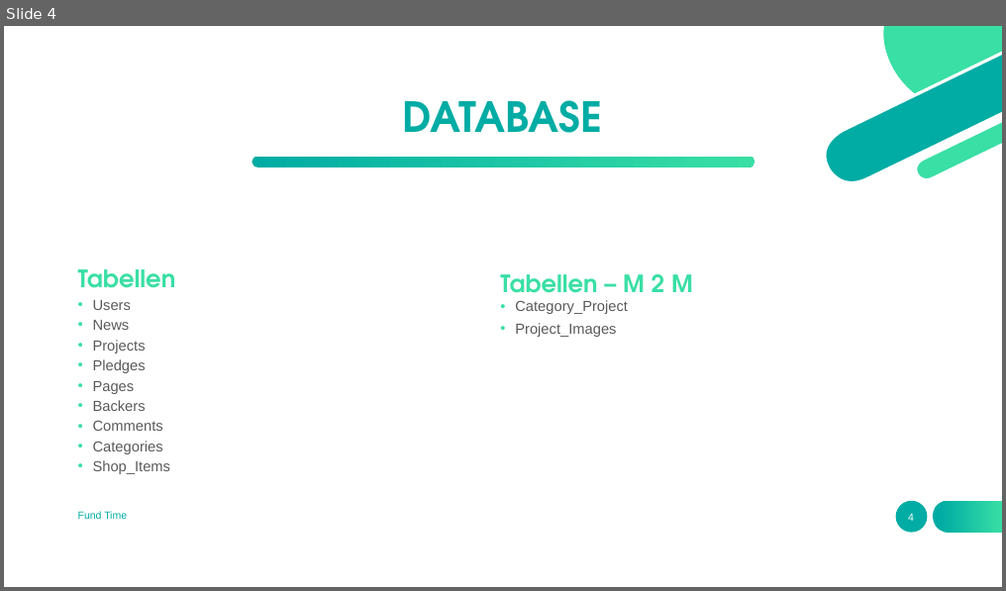
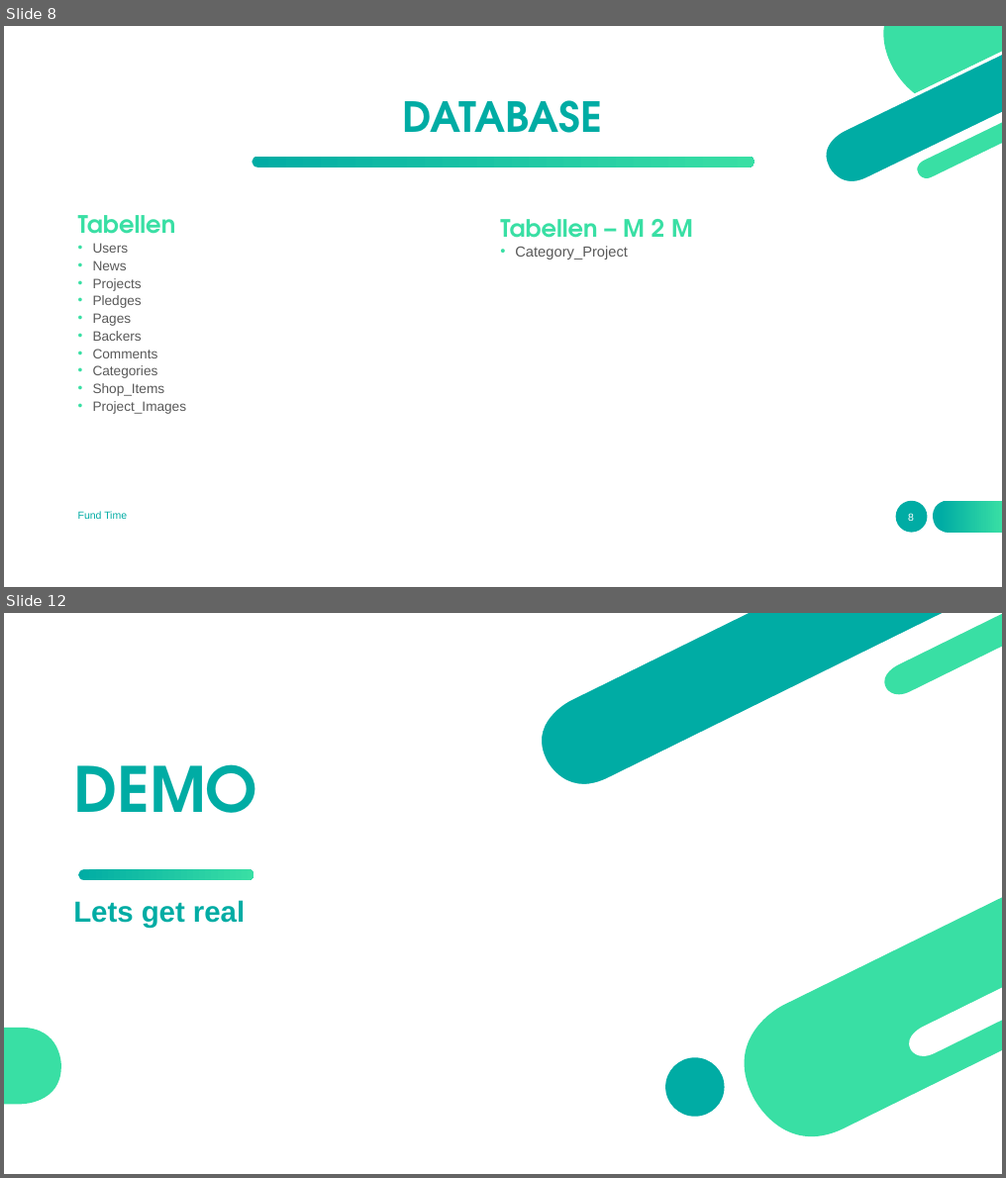
Before and after one commit to nawatend/fundtime, a slide deck: docs/Fund Time.pptx. Shown one above the other, each under a label of ours: slide 4 before the commit, slides 8 and 12 after it; the slides between them are not shown. The pictures are 1006x591 and 1006x1178 pixels, drawn with LibreOffice and Linux fonts; fonts in the diff are those of the drawing. Boxes give left, top, right and bottom in pixels: in the first picture for what was removed or moved away, otherwise in the second. Text is boxed around its words. In the diff, an @@ line names an element or a change of style, - is before the commit and + after.

```diff
--- a/docs/Fund Time.pptx
+++ b/docs/Fund Time.pptx
@@ slide 12 added at (4, 613, 1002, 1174), background #FFFFFF @@
@@ freeform shape added at (538, 613, 949, 788), fill #FFFFFF @@
@@ freeform shape added at (540, 613, 946, 786), fill #00ACA4 @@
@@ freeform shape added at (884, 613, 1002, 695), fill #39DFA4 @@
@@ title added at (73, 764, 258, 813), 60 pt, text gradient #00ACA4 to #39DFA4, bold @@
+DEMO
@@ freeform shape added at (77, 869, 254, 881), fill gradient #00ACA4 to #39DFA4 @@
@@ subtitle added at (73, 900, 245, 928), 28 pt, text #00ACA4, bold @@
+Lets get real
@@ freeform shape added at (744, 897, 1002, 1138), fill #39DFA4 @@
@@ freeform shape added at (908, 986, 1002, 1057), fill #FFFFFF @@
@@ freeform shape added at (4, 1027, 61, 1105), fill #39DFA4 @@
@@ freeform shape added at (664, 1057, 725, 1118), fill #00ACA4 @@
@@ what was slide 4 is now slide 8 @@
@@ slide 8 changed as well @@
@@ text at (93, 243, 165, 396): size 14 to 12.9 pt in "Users", "News", "Projects", "Pledges" and 5 more places; line spacing 0.8 to 0.7 @@
@@ 4 texts: place and size @@
-4 texts at (78, 270, 693, 474)
+4 texts at (78, 215, 693, 414)
@@ text at (515, 323, 616, 337): paragraph removed @@
-• Project_Images
@@ text at (93, 401, 187, 414): paragraph added @@
+• Project_Images
@@ page number at (908, 513, 914, 521): text changed @@
-4
+8
```
Also in this commit, not shown: 4 other slides changed, 7 other slides added, 6 slides removed, 4 other files.
